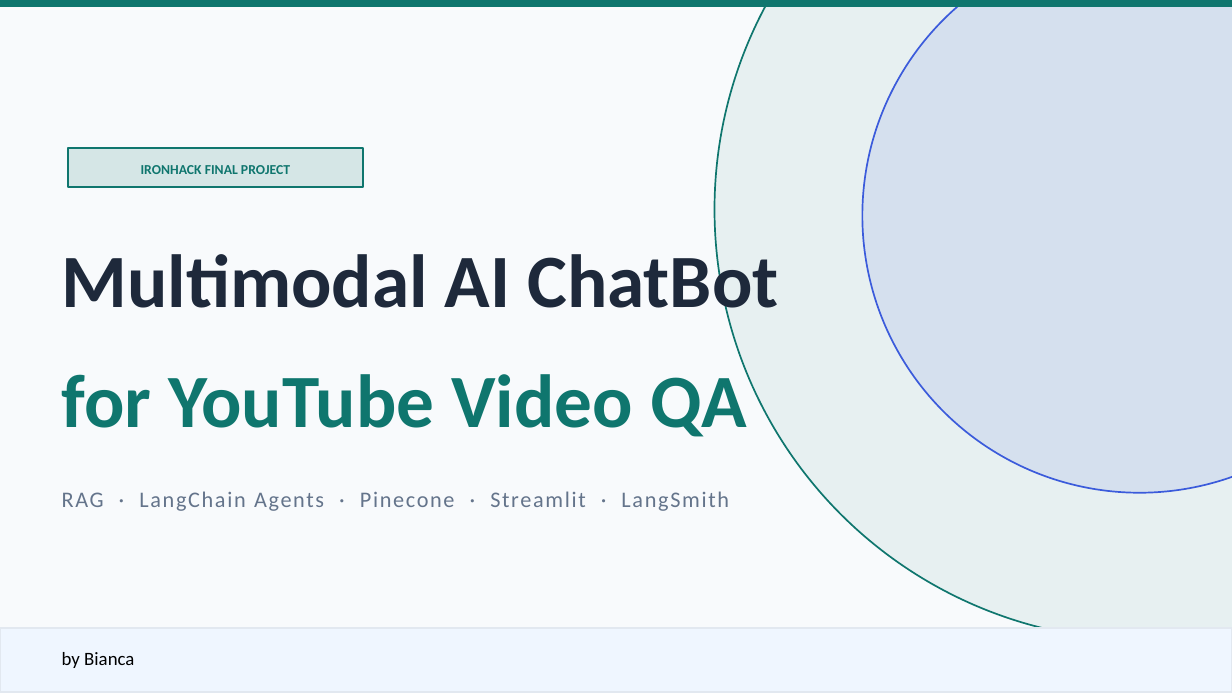
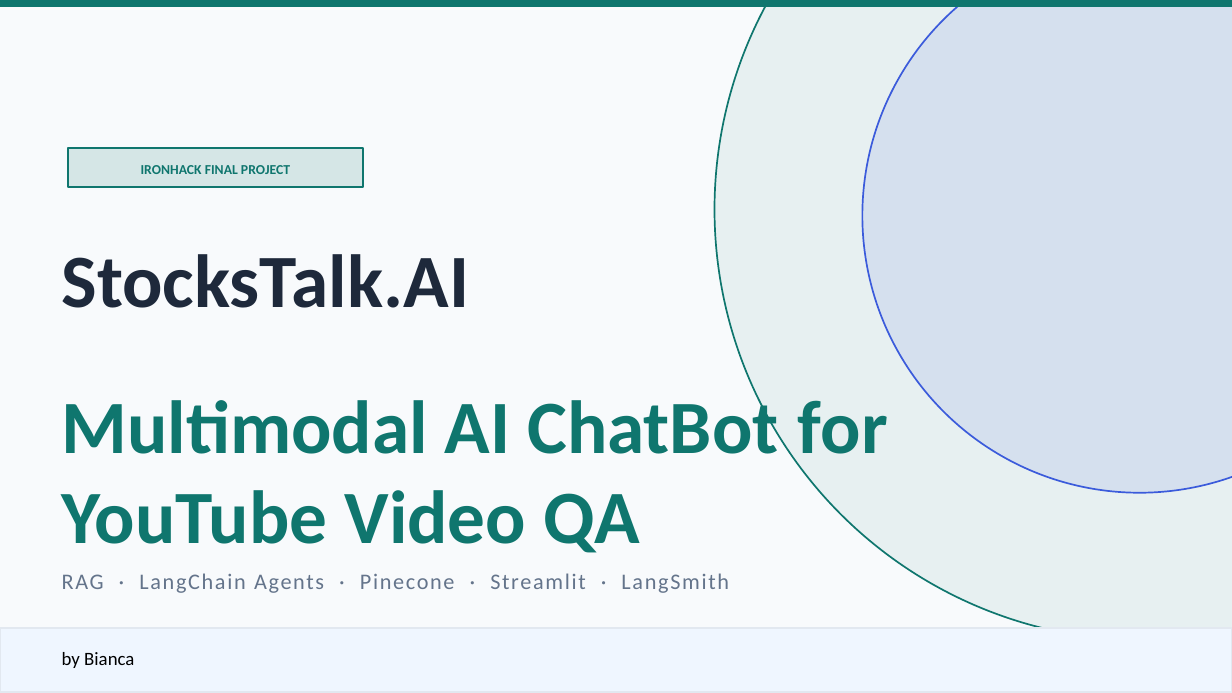
Before and after one commit to biancaene/ironhack_project_chatbot, a slide deck: slide 1 of presentation/presentation_youtube_qa_chatbot.pptx. Drawn at 1232x693 pixels with LibreOffice and Linux fonts; fonts in the diff are those of the drawing. Boxes give left, top, right and bottom in pixels: in the first picture for what was removed or moved away, otherwise in the second. Text is boxed around its words. In the diff, an @@ line names an element or a change of style, - is before the commit and + after.

```diff
--- a/presentation/presentation_youtube_qa_chatbot.pptx
+++ b/presentation/presentation_youtube_qa_chatbot.pptx
@@ text at (62, 254, 470, 308): text changed @@
-Multimodal AI ChatBot
+StocksTalk.AI
@@ text at (62, 391, 888, 553): text changed @@
-for YouTube Video QA
+Multimodal AI ChatBot for YouTube Video QA
@@ text "RAG · LangChain Agents · ...": place and size @@
-text "RAG · LangChain Agents · ..." at (62, 491, 729, 511)
+text "RAG · LangChain Agents · ..." at (62, 573, 729, 593)
```
Also in this commit, not shown: 6 other slides changed.
